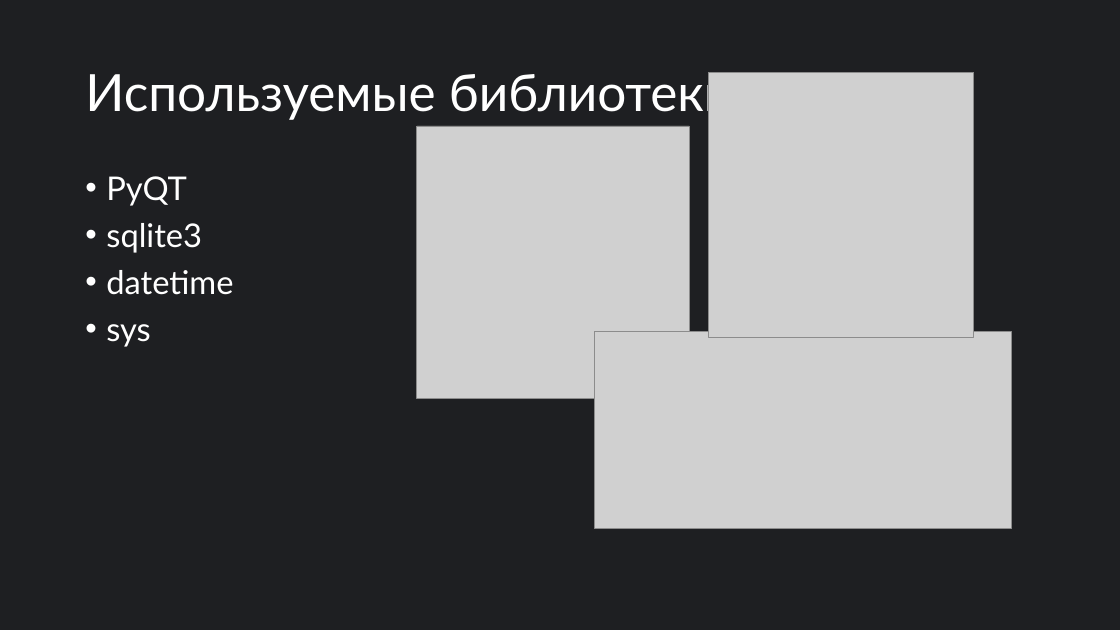
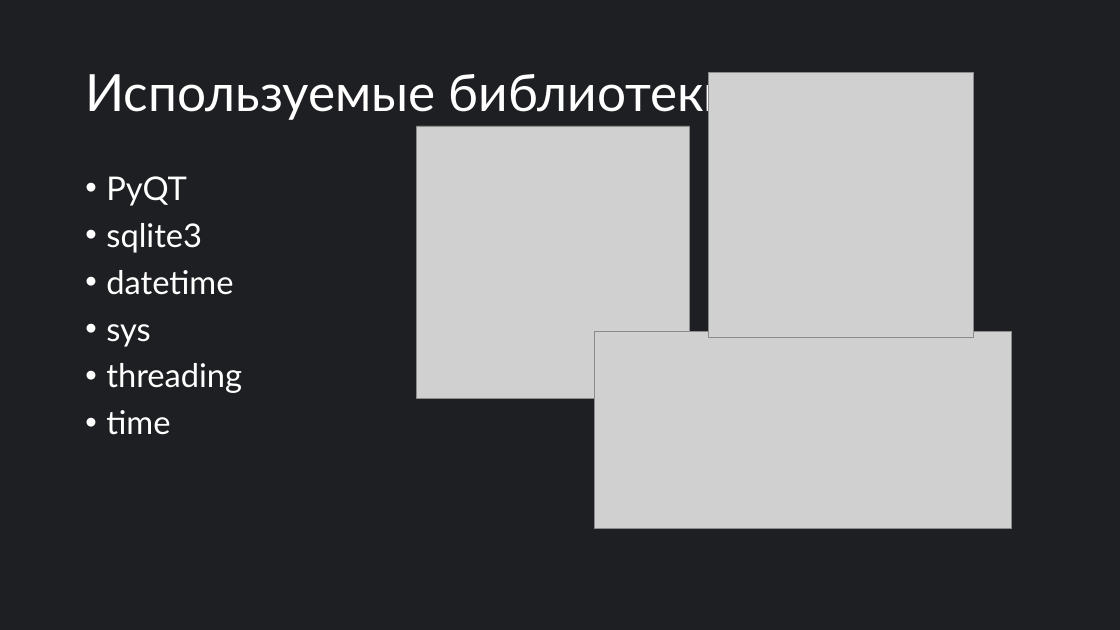
Before and after one commit to annakonda-com/CheckYourTime, a slide deck: slide 3 of Проект Check Your Time.pptx. Drawn at 1120x630 pixels with LibreOffice and Linux fonts; fonts in the diff are those of the drawing; grey boxes stand for pictures. Boxes give left, top, right and bottom in pixels: in the first picture for what was removed or moved away, otherwise in the second. Text is boxed around its words. In the diff, an @@ line names an element or a change of style, - is before the commit and + after.

```diff
--- a/Проект Check Your Time.pptx
+++ b/Проект Check Your Time.pptx
@@ text at box(106, 363, 242, 435): paragraphs added @@
+• threading
+• time
```
Also in this commit, not shown: 3 other slides changed, 3 slides added, 1 slide removed, 2 other files.
